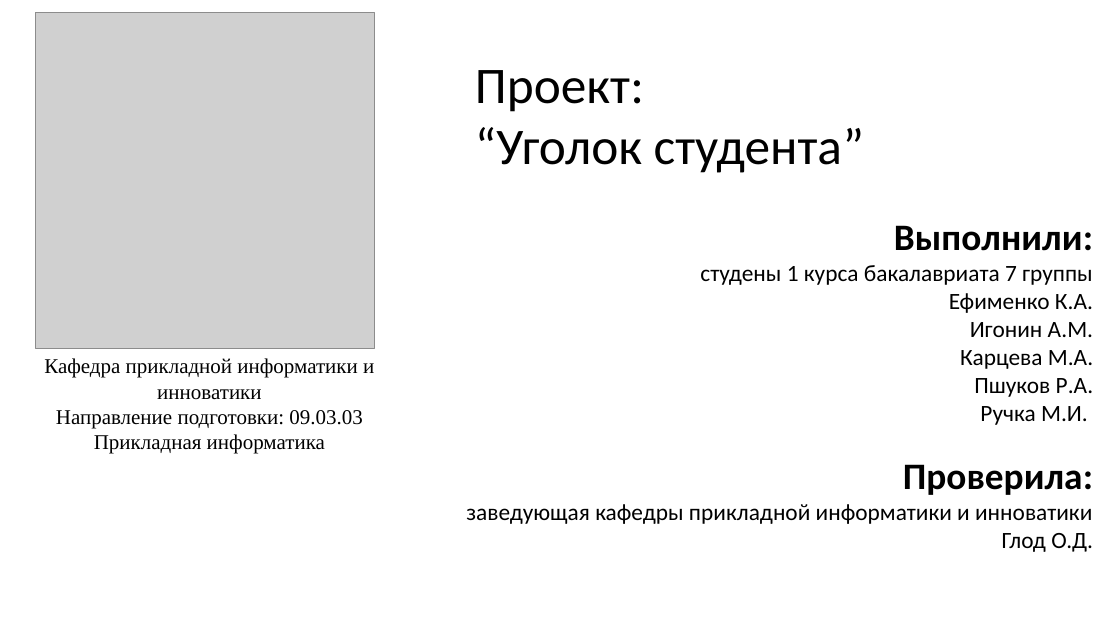
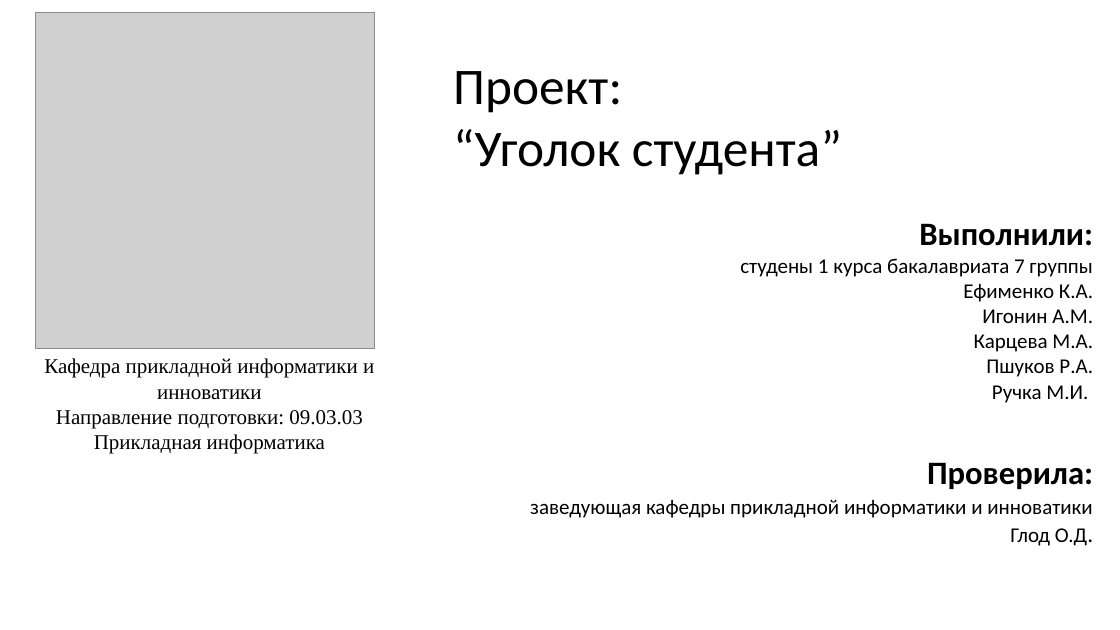
Before and after one commit to Ralbe/Halvicka, a slide deck: slide 1 of Халвичка/Power Point/Презентация3.pptx. Drawn at 1120x630 pixels with LibreOffice and Linux fonts; fonts in the diff are those of the drawing; grey boxes stand for pictures. Boxes give left, top, right and bottom in pixels: in the first picture for what was removed or moved away, otherwise in the second. Text is boxed around its words. In the diff, an @@ line names an element or a change of style, - is before the commit and + after.

```diff
--- a/Халвичка/Power Point/Презентация3.pptx
+++ b/Халвичка/Power Point/Презентация3.pptx
@@ text "Проект:": place and size @@
-text "Проект:" at (475, 70, 864, 173)
+text "Проект:" at (453, 71, 842, 175)
@@ text "Выполнили:" at (740, 223, 1093, 403): size 32 to 28 pt in "Выполнили:"; size 20 to 18 pt in "студены 1 курса бакалавриата 7 группы", "Ефименко К.А.", "Игонин А.М.", "Карцева М.А." and 2 more places @@
@@ text "Проверила:" at (530, 462, 1093, 546): size 32 to 28 pt in "Проверила:"; size 20 to 18 pt in "заведующая кафедры прикладной информатики и инноватики", "Глод О.Д." @@
```
Also in this commit, not shown: 1 slide added.
